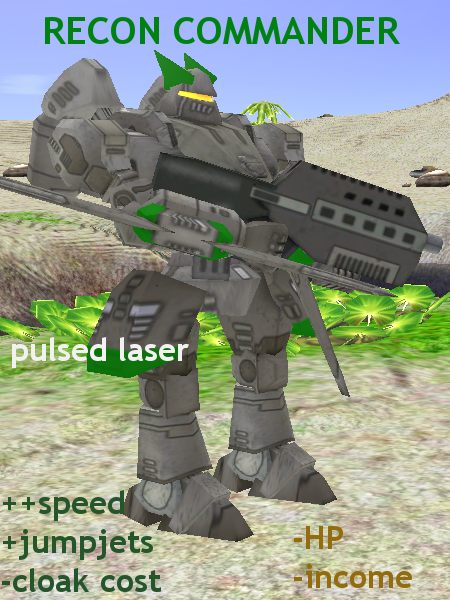
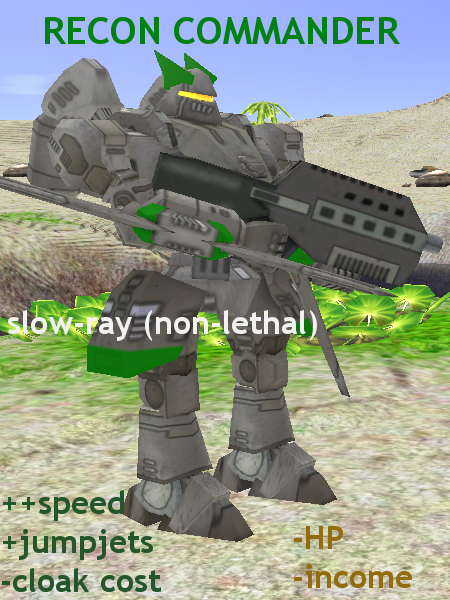
The second 450x600 image is a revision of the first. Changes to its layers:
renamed "pulsed laser" to "slow-ray (non-lethal)", painted on it over [8, 310, 317, 368]
